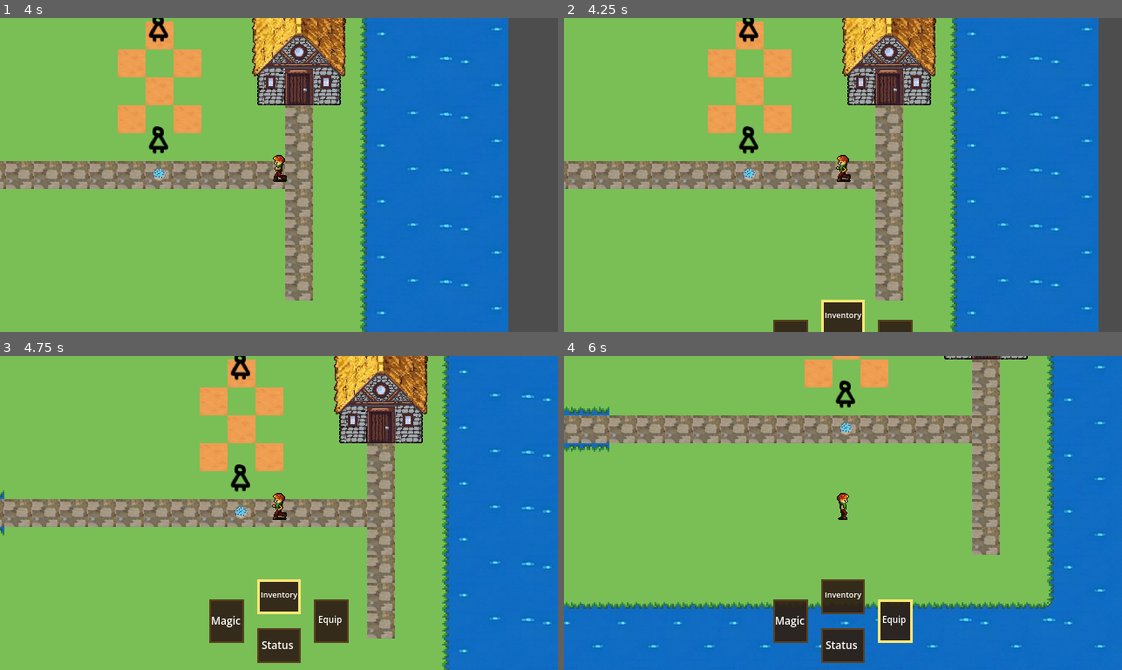
Above: before the commit, frames 1-4 (two rows, left to right).
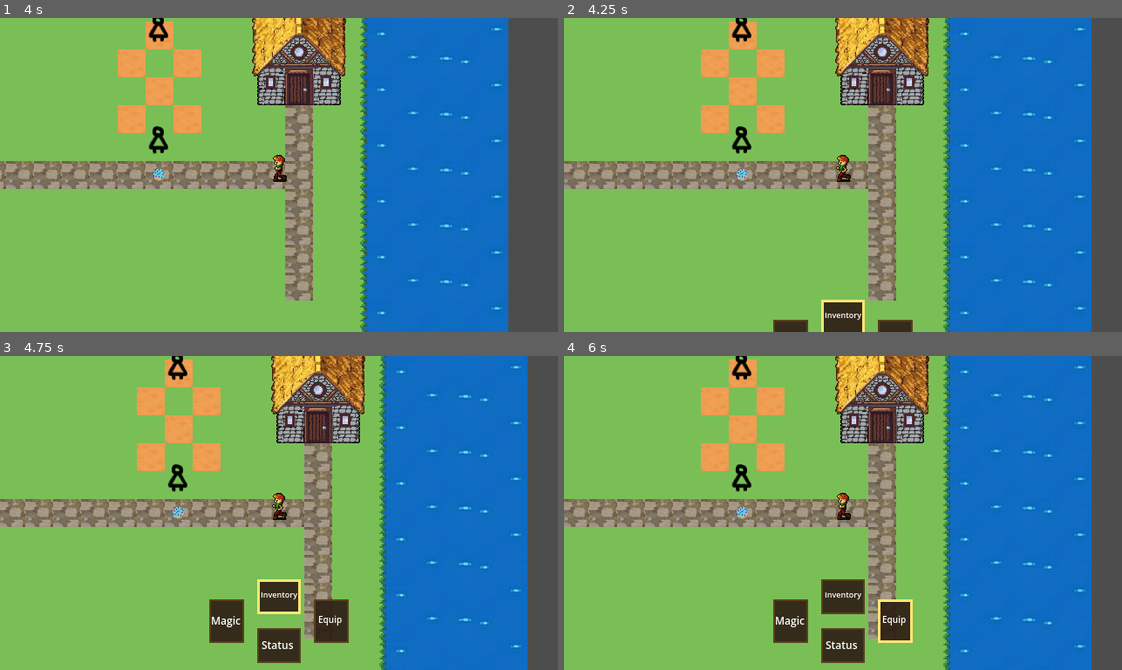
Above: after the commit, the same moments.

Repository: SF1NX7/project-s-7
Game: Godot game, scene res://scene/world/World_1.tscn
The game is run twice, just before and just after one commit, with the same random seed, the same clock (stepped at 60 frames per second) and the same inputs.
Inputs:
- Up to frame 1 (4 s): tap Enter (ui_accept) at 0.5, 0.77, 1.52, 3.02, 3.77 s; hold D (move_right) 0.53-1.28 s; hold E (action) 0.53-1.28 s; hold S (move_down) 1.28-2.03 s; tap E (action) at 1.35, 2.85 s; hold D (move_right) 2.03-2.78 s; hold E (action) 2.03-2.78 s; hold W (move_up) 2.78-3.53 s; hold A (move_left) from 3.53 s (still down); hold E (action) from 3.53 s (still down)
- Up to frame 2 (4.25 s): keep holding A (move_left); keep holding E (action); tap Tab (menu) at 4.15 s
- Up to frame 3 (4.75 s): keep holding A (move_left); release E (action) at 4.28 s; tap E (action) at 4.35 s; tap Enter (ui_accept) at 4.52 s
- Up to frame 4 (6 s): release A (move_left) at 5.03 s; hold S (move_down) 5.03-5.78 s; hold E (action) 5.03-5.78 s; hold D (move_right) from 5.78 s (still down); tap E (action) at 5.85 s

Frame 1 is identical in both runs. In frame 2, 14% of the frame differs, in the area x 0-96%, y 0-100%; in frame 3, 34%; in frame 4, 53%, in the area x 0-100%, y 0-100%.

Commit message:
Update player.gd

Diff:
--- a/script/player/player.gd
+++ b/script/player/player.gd
@@ -15,7 +15,7 @@
 	play_idle_animation()
 
 func _process(delta: float) -> void:
-	var menu_ui = get_tree().current_scene.get_node_or_null("MenuUI")
+	var menu_ui = get_tree().current_scene.get_node_or_null("Menu_ui")
 	if menu_ui != null and menu_ui.is_open:
 		return
 	var dialogue_ui = get_tree().current_scene.get_node_or_null("DialogueUI")
@@ -77,7 +77,7 @@
 
 func _unhandled_input(event: InputEvent) -> void:
 
-	var menu_ui = get_tree().current_scene.get_node_or_null("MenuUI")
+	var menu_ui = get_tree().current_scene.get_node_or_null("Menu_ui")
 	if menu_ui != null and menu_ui.is_open:
 		return
 
